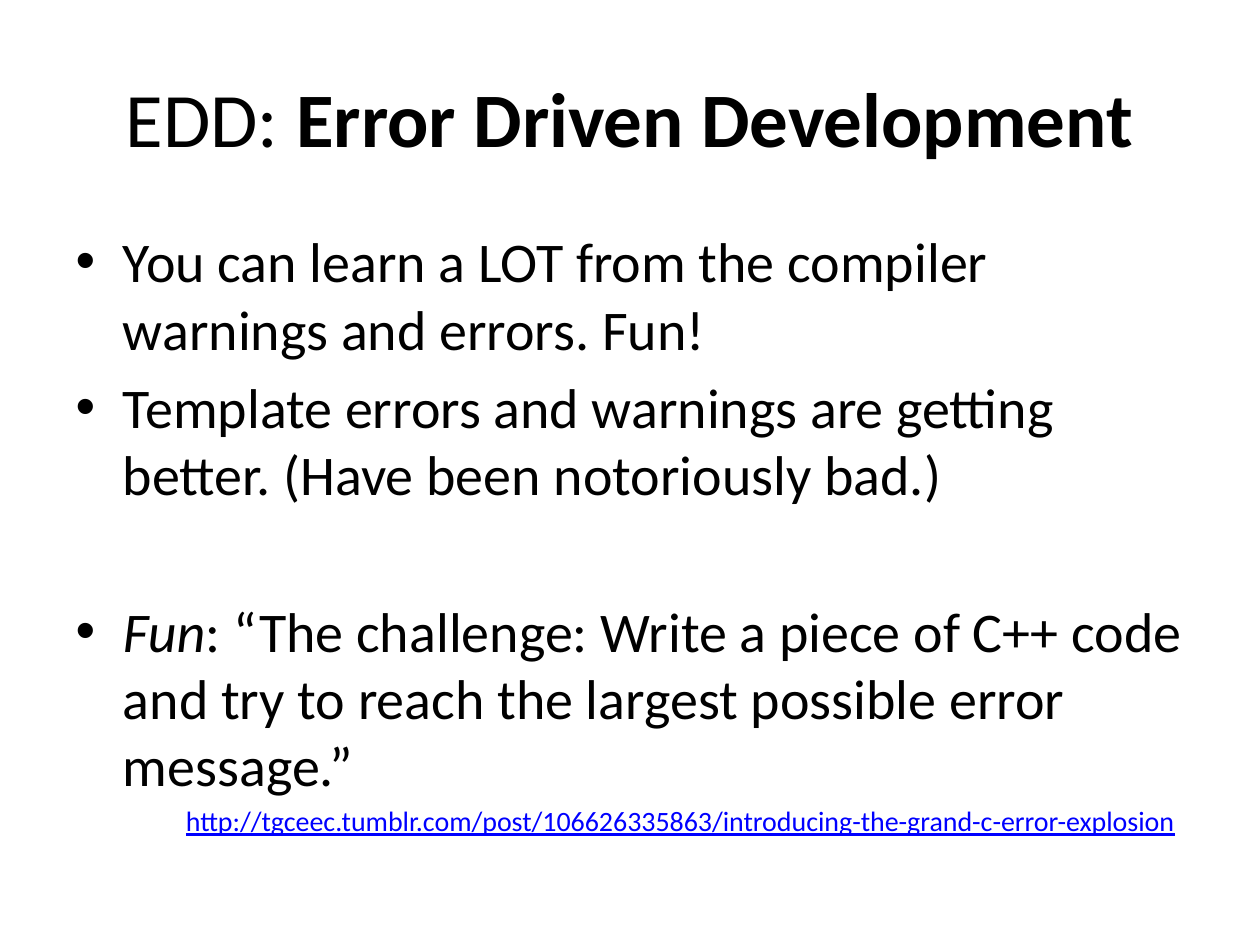
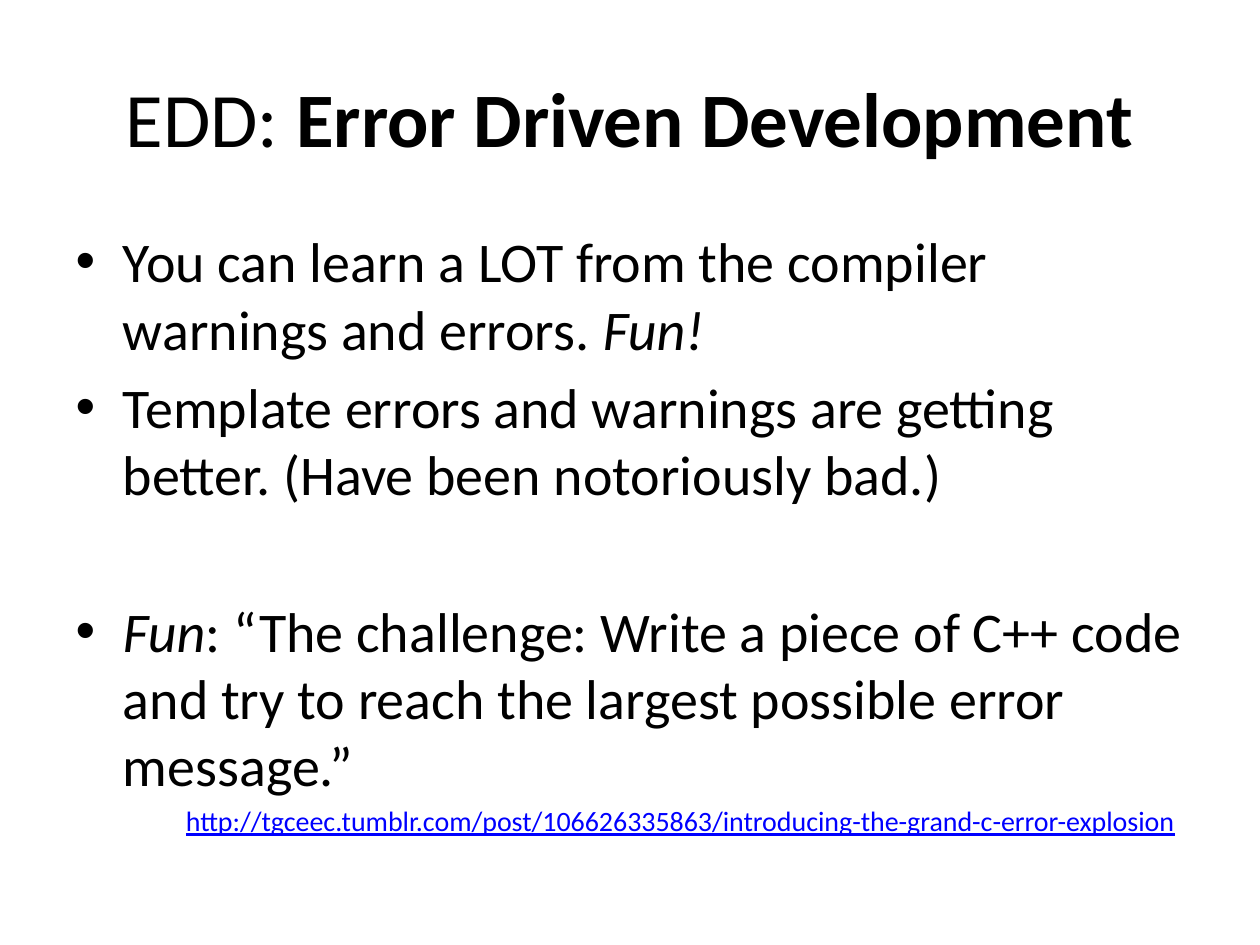
Before and after one commit to fellmad/FunWithCpp11, a slide deck: slide 4 of doc/Fun_with_C++11.pptx (slide 3 before the commit). Drawn at 1260x945 pixels with LibreOffice and Linux fonts; fonts in the diff are those of the drawing. Boxes give left, top, right and bottom in pixels: in the first picture for what was removed or moved away, otherwise in the second. Text is boxed around its words. In the diff, an @@ line names an element or a change of style, - is before the commit and + after.

```diff
--- a/doc/Fun_with_C++11.pptx
+++ b/doc/Fun_with_C++11.pptx
@@ text at [123,243,987,360]: italic on in "Fun!" @@
```
Also in this commit, not shown: 5 other slides changed, 1 slide added, 1 other file.
